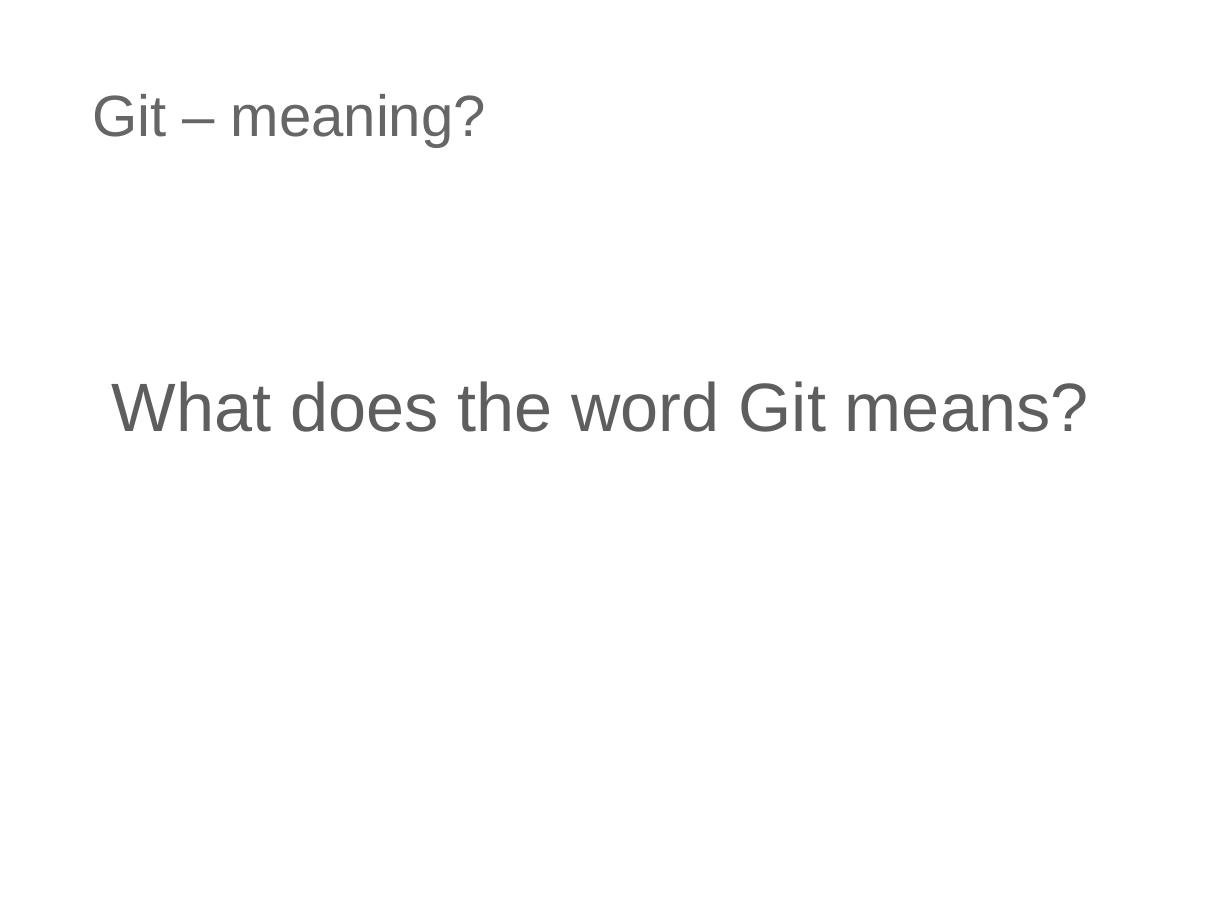
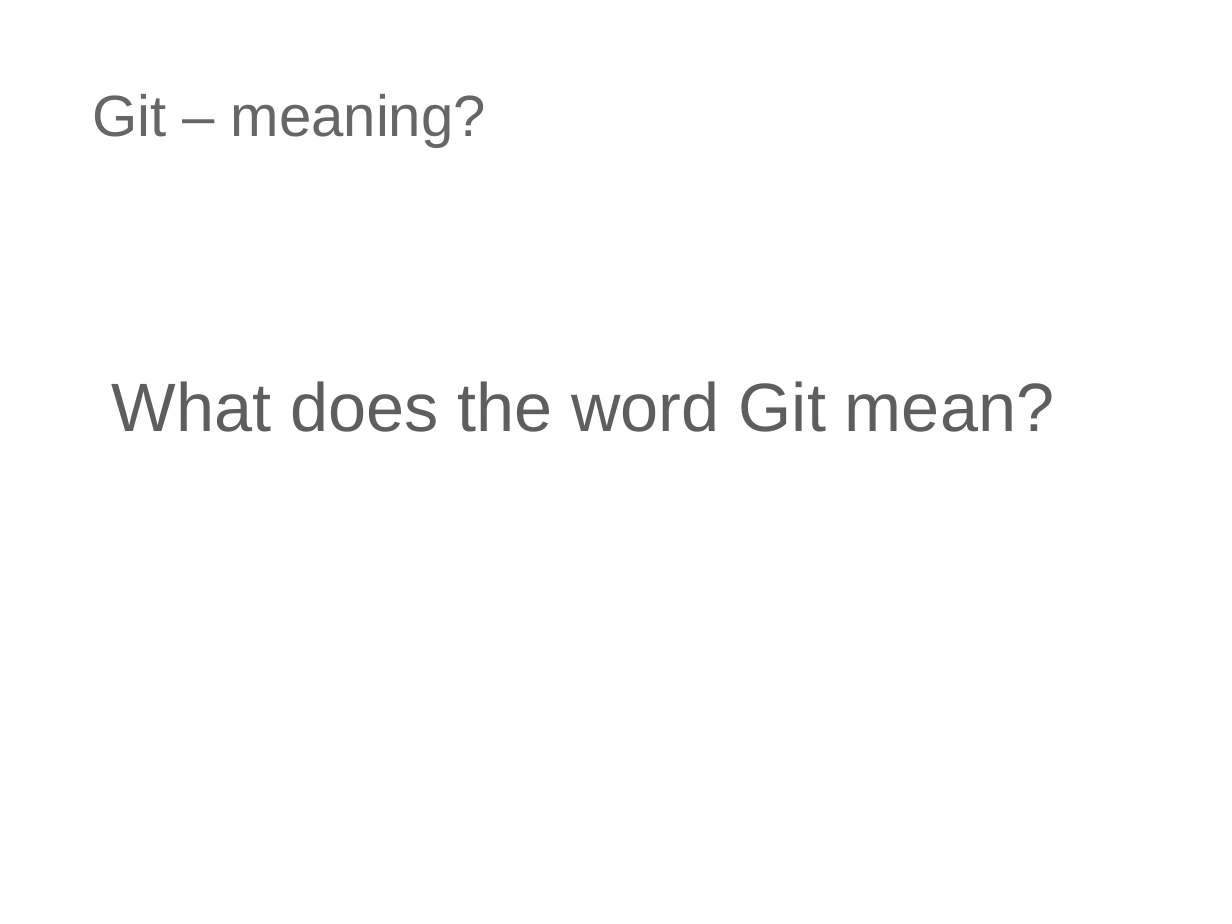
Before and after one commit to ilyaro/mysite, a slide deck: slide 2 of WorkStuff/Courses/Git/Git_Best_Practices/Git_Best_Practices.pptx. Drawn at 1232x924 pixels with LibreOffice and Linux fonts; fonts in the diff are those of the drawing. Boxes give left, top, right and bottom in pixels: in the first picture for what was removed or moved away, otherwise in the second. Text is boxed around its words. In the diff, an @@ line names an element or a change of style, - is before the commit and + after.

```diff
--- a/WorkStuff/Courses/Git/Git_Best_Practices/Git_Best_Practices.pptx
+++ b/WorkStuff/Courses/Git/Git_Best_Practices/Git_Best_Practices.pptx
@@ text at [112, 381, 1054, 432]: text changed @@
-What does the word Git means?
+What does the word Git mean?
```
Also in this commit, not shown: 1 other slide changed.
